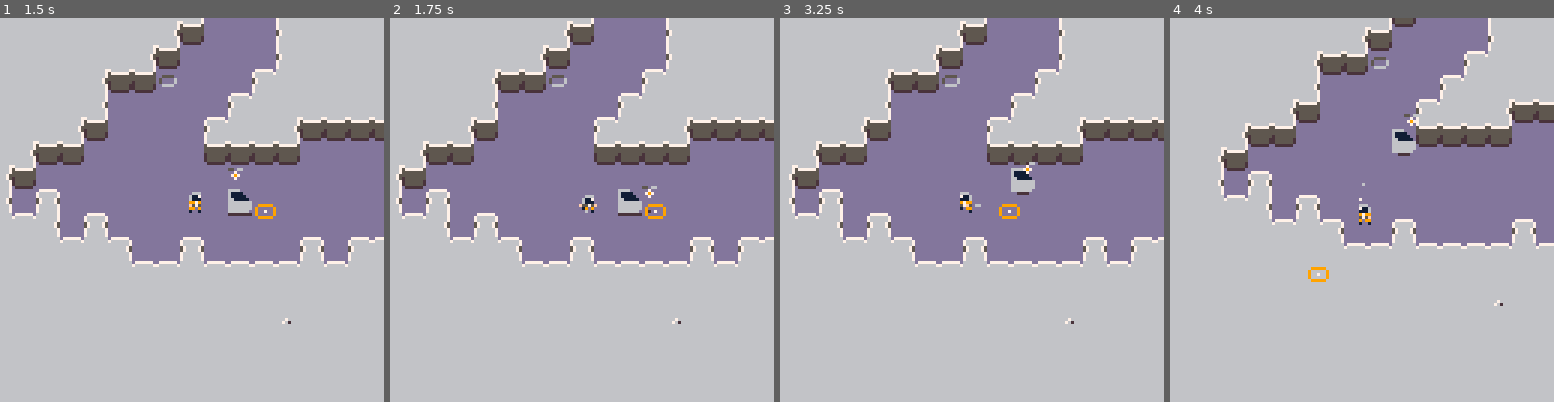
Above: before the commit, frames 1-4 (left to right).
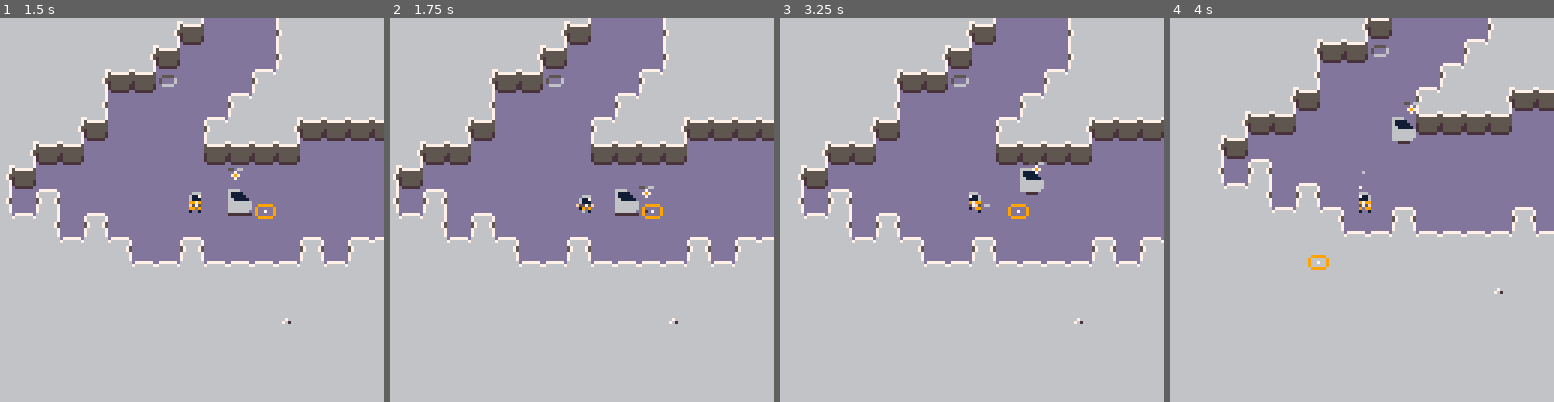
Above: after the commit, the same moments.

Repository: kevinthompson/moonbreak-p8
Game: PICO-8 cartridge moonbreak.p8
Same seed, same stepped clock (60 frames per second), same inputs: the game is played once before the commit and once after it.
Inputs:
- Up to frame 1 (1.5 s): tap X (X key) at 0.33, 1.07 s; tap O (Z key) at 0.7 s
- Up to frame 2 (1.75 s): hold Right from 1.6 s (still down); tap O (Z key) at 1.7 s
- Up to frame 3 (3.25 s): tap X (X key) at 1.85, 2.97 s; release Right at 2.1 s; tap O (Z key) at 2.1, 2.5, 2.9 s; hold Up 2.15-2.42 s; hold Right 2.47-3.03 s; hold Left from 3.08 s (still down)
- Up to frame 4 (4 s): tap O (Z key) at 3.3, 3.7 s; release Left at 3.58 s; hold Down 3.63-3.97 s

Frame 1 is identical in both runs. In frame 2, 5.1% of the frame differs, in the area x 0-98%, y 0-80%; in frame 3, 9.3%; in frame 4, 13%, in the area x 12-100%, y 0-75%.

Commit message:
chore: further simplify camera logic

Diff:
--- a/scripts/entities/person.lua
+++ b/scripts/entities/person.lua
@@ -74,6 +74,8 @@
         sfx(-1,3)
       end
     end
+
+    camera(mid(64, x - 64, 896),mid(64, y - 64, 384))
   end,
 
   draw=function(_ENV)
--- a/scripts/scenes/game.lua
+++ b/scripts/scenes/game.lua
@@ -62,9 +62,6 @@
       x = player.x - 16 + rnd(16),
       y = player.y - 16 + rnd(16)
     }))
-
-    camx = player.x - 64
-    camy = player.y - 64
   end,
 
   update=function(_ENV)
@@ -72,11 +69,6 @@
     for e in all(entity.objects) do
       e:update()
     end
-
-    -- update camera position
-    camx = lerp(camx, mid(64, player.x - 64, 896), .1)
-    camy = lerp(camy, mid(64, player.y - 64, 384), .1)
-    camera(camx,camy)
 
     local game_ship = ship.objects[1]
     if #game_ship.parts >= 3 then
